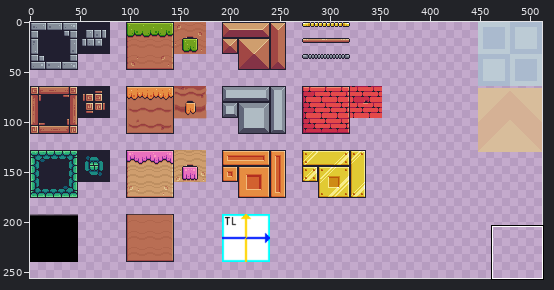
Sprite sheet: Demos/Deeper/Assets/Atlas.png. Above: a wide view before the commit, with the close-up outlined.
Close-up. First the earlier version:
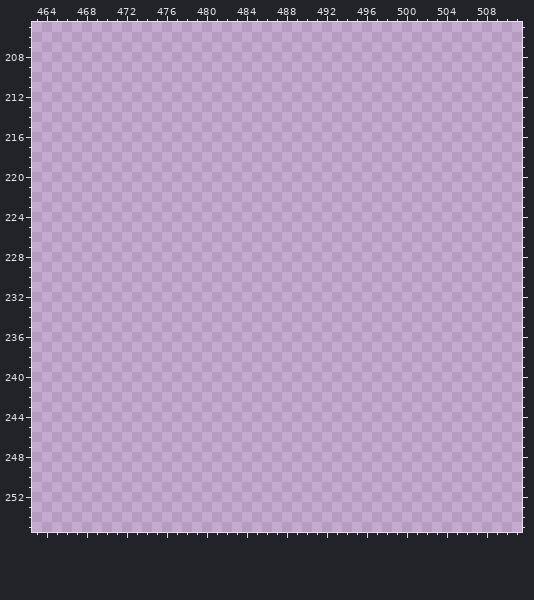
The file is 512x256 pixels. Colours within 5 levels of each other are drawn and written as one. Shown: x 463..511, y 205..255.
After the commit:
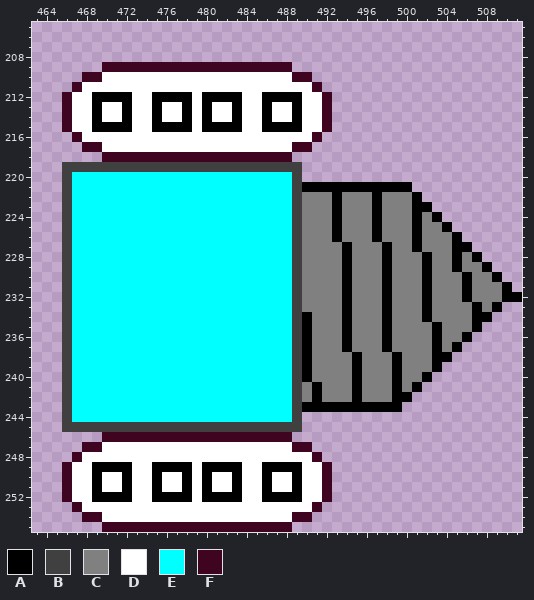
Palette (. is transparent): A #000000  B #404040  C #808080  D #ffffff  E #00ffff  F #3f0420
From old to new:
Changed rows in their new state; - is an unchanged pixel.
first column x 466:
209 ----FFFFFFFFFFFFFFFFFFF-----------------------
210 --FFDDDDDDDDDDDDDDDDDDDFF---------------------
211 -FDDDDDDDDDDDDDDDDDDDDDDDF--------------------
212 FDDAAAADDAAAADAAAADDAAAADDF-------------------
213 FDDADDADDADDADADDADDADDADDF-------------------
214 FDDADDADDADDADADDADDADDADDF-------------------
215 FDDAAAADDAAAADAAAADDAAAADDF-------------------
216 -FDDDDDDDDDDDDDDDDDDDDDDDF--------------------
217 --FFDDDDDDDDDDDDDDDDDDDFF---------------------
218 ----FFFFFFFFFFFFFFFFFFF-----------------------
219 BBBBBBBBBBBBBBBBBBBBBBBB----------------------
220 BEEEEEEEEEEEEEEEEEEEEEEB----------------------
221 BEEEEEEEEEEEEEEEEEEEEEEBAAAAAAAAAAA-----------
222 BEEEEEEEEEEEEEEEEEEEEEEBCCCACCCACCCA----------
223 BEEEEEEEEEEEEEEEEEEEEEEBCCCACCCACCCAA---------
224 BEEEEEEEEEEEEEEEEEEEEEEBCCCACCCACCCACA--------
225 BEEEEEEEEEEEEEEEEEEEEEEBCCCACCCACCCACCA-------
226 BEEEEEEEEEEEEEEEEEEEEEEBCCCACCCACCCACCCA------
227 BEEEEEEEEEEEEEEEEEEEEEEBCCCCACCCACCACCCAA-----
228 BEEEEEEEEEEEEEEEEEEEEEEBCCCCACCCACCCACCACA----
229 BEEEEEEEEEEEEEEEEEEEEEEBCCCCACCCACCCACCACCA---
230 BEEEEEEEEEEEEEEEEEEEEEEBCCCCACCCACCCACCCACCA--
231 BEEEEEEEEEEEEEEEEEEEEEEBCCCCACCCACCCACCCACCCA-
232 BEEEEEEEEEEEEEEEEEEEEEEBCCCCACCCACCCACCCACCCAA
233 BEEEEEEEEEEEEEEEEEEEEEEBCCCCACCCACCCACCCCACA--
234 BEEEEEEEEEEEEEEEEEEEEEEBACCCACCCACCCACCCCAA---
235 BEEEEEEEEEEEEEEEEEEEEEEBACCCACCCACCCCACCCA----
236 BEEEEEEEEEEEEEEEEEEEEEEBACCCACCCACCCCACCA-----
237 BEEEEEEEEEEEEEEEEEEEEEEBACCCACCCACCCCACA------
238 BEEEEEEEEEEEEEEEEEEEEEEBACCCCACCCACCCAA-------
239 BEEEEEEEEEEEEEEEEEEEEEEBACCCCACCCACCCA--------
240 BEEEEEEEEEEEEEEEEEEEEEEBACCCCACCCACCA---------
241 BEEEEEEEEEEEEEEEEEEEEEEBCACCCACCCACA----------
242 BEEEEEEEEEEEEEEEEEEEEEEBCACCCACCCAA-----------
243 BEEEEEEEEEEEEEEEEEEEEEEBAAAAAAAAAA------------
244 BEEEEEEEEEEEEEEEEEEEEEEB----------------------
245 BBBBBBBBBBBBBBBBBBBBBBBB----------------------
246 ----FFFFFFFFFFFFFFFFFFF-----------------------
247 --FFDDDDDDDDDDDDDDDDDDDFF---------------------
248 -FDDDDDDDDDDDDDDDDDDDDDDDF--------------------
249 FDDAAAADDAAAADAAAADDAAAADDF-------------------
250 FDDADDADDADDADADDADDADDADDF-------------------
251 FDDADDADDADDADADDADDADDADDF-------------------
252 FDDAAAADDAAAADAAAADDAAAADDF-------------------
253 -FDDDDDDDDDDDDDDDDDDDDDDDF--------------------
254 --FFDDDDDDDDDDDDDDDDDDDFF---------------------
255 ----FFFFFFFFFFFFFFFFFFF-----------------------
Where, in picture pixels (left, top, right, bottom), the same in both close-ups:
added: (62, 62, 522, 532)
